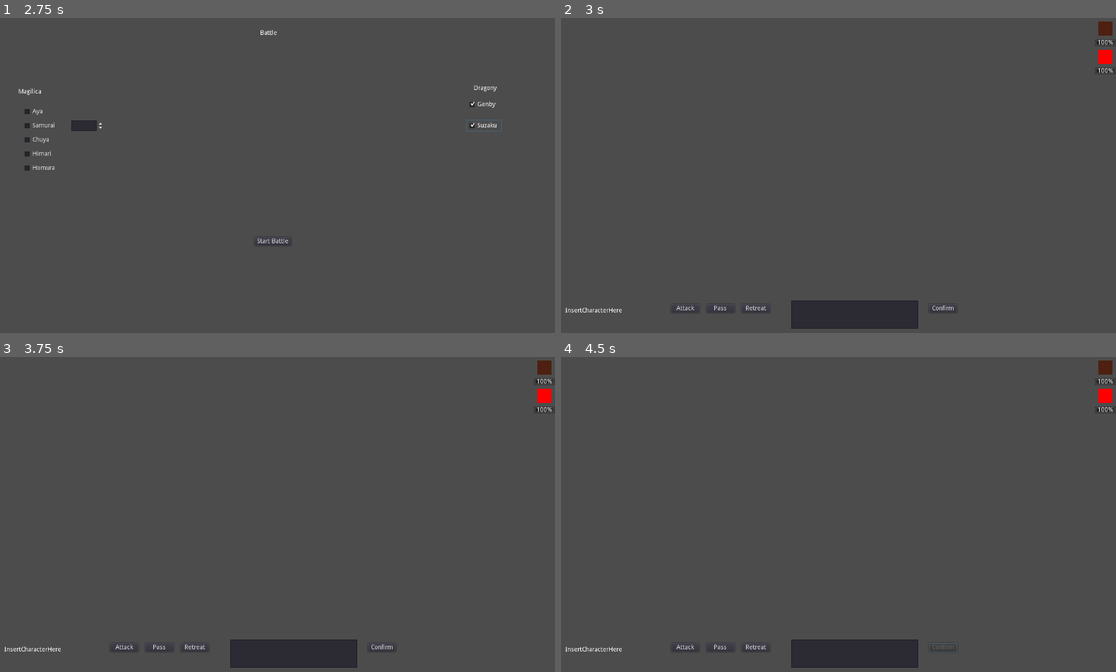
Above: before the commit, frames 1-4 (two rows, left to right).
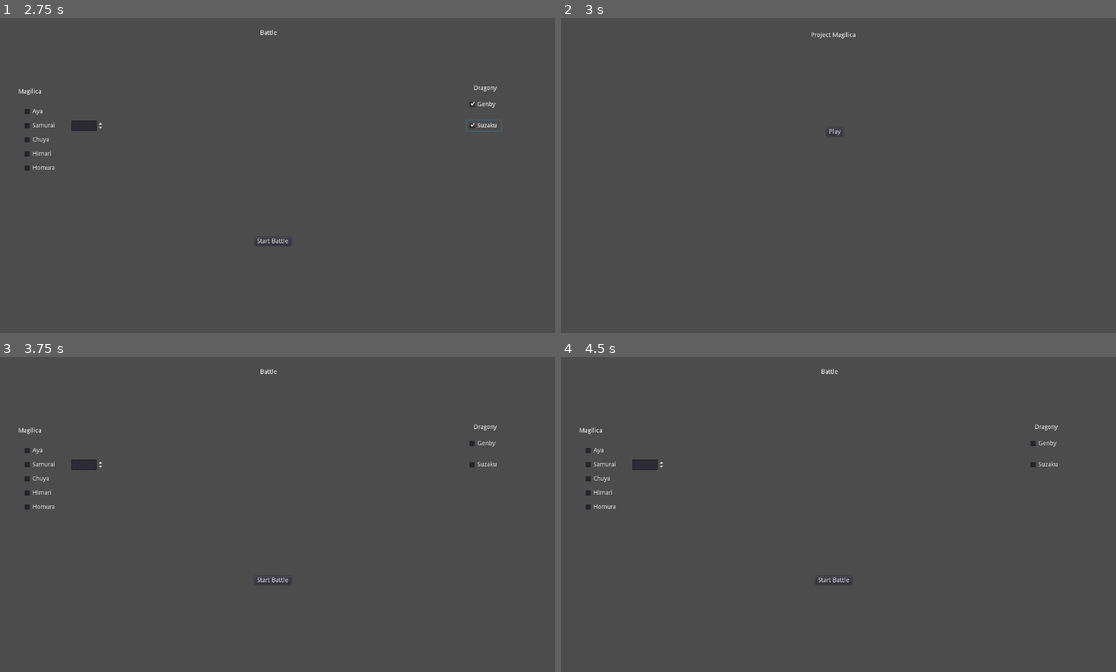
Above: after the commit, the same moments.

Repository: Tech-FZ/Project-Magilica
Game: Godot game, scene res://assets/menus/main-menu/MainMenu.tscn
The game is run twice, just before and just after one commit, with the same random seed, the same clock (stepped at 60 frames per second) and the same inputs. The engine's default icon, where the game draws it, is replaced by a stand-in: a white triangle on a blue panel in a dark square.
Inputs (mouse positions are in pixels of both pictures, inside the frame that each line leads up to):
- Up to frame 1 (2.75 s): click "Play" at 0.5 s; click "Genby" at 1.25 s; click "Suzaku" at 2 s
- Up to frame 2 (3 s): click "Start Battle" at 2.75 s
- Up to frame 3 (3.75 s): click (271, 470) at 3.5 s, where only the run after the commit has a clickable "Play"
- Up to frame 4 (4.5 s): click (943, 646) at 4.25 s, where only the run before the commit has a clickable "Confirm"

Frame 1 is identical in both runs. In frame 2, 2.6% of the frame differs, in the area x 0-100%, y 1-99%; in frame 3, 3.1%; in frame 4, 3.1%.
Error before the commit: Invalid get index '0' (on base: 'PoolIntArray'). (res://assets/battle-areas/BattleEnv1/BattleEnv1.gd:529)

Commit message:
Continue trying to fix the bug, but fail

Diff:
--- a/src/assets/battle-areas/BattleEnv1/BattleEnv1.gd
+++ b/src/assets/battle-areas/BattleEnv1/BattleEnv1.gd
@@ -390,25 +390,28 @@
 				current_attacker = 0
 				print(entity_list[current_attacker])
 
-		#var i = 0
-		#var enemies_alive = []
-		#var can_return = true
-
-		#while i < $PartyContainer.get_child_count():
-		#	enemies_alive.append($PartyContainer.get_child(i).died)
-		#	i += 1
-
-		#i = 0
-
-		#while i < len(enemies_alive):
-		#	if enemies_alive[i] == false:
-		#		can_return = false
-		#		break
-
-		#	i += 1
-
-		#if can_return:
-		#	get_tree().change_scene("res://assets/menus/main-menu/MainMenu.tscn")
+		var i = 0
+		var enemies_alive = []
+		var can_return = true
+
+		while i < $PartyContainer.get_child_count():
+			enemies_alive.append($PartyContainer.get_child(i).died)
+			i += 1
+
+		i = 0
+
+		while i < len(enemies_alive):
+			if enemies_alive[i] == false:
+				can_return = false
+				break
+
+		i += 1
+
+		if can_return:
+			get_tree().change_scene("res://assets/menus/main-menu/MainMenu.tscn")
+
+		if $PartyContainer.get_child_count() == 0 or $EnemyContainer.get_child_count() == 0:
+			get_tree().change_scene("res://assets/menus/main-menu/MainMenu.tscn")
 
 	elif entity_list[current_attacker] == "genby":
 		$EnemyList.clear()
@@ -469,7 +472,13 @@
 							entity_list.remove(k)
 							break
 
-				$PartyContainer.remove_child($PartyContainer.get_child(int(to_be_attacked)))
+				$PartyContainer.get_child(
+					int(to_be_attacked)
+					).remove_child($PartyContainer.get_child(
+						int(to_be_attacked)).get_child(0))
+
+				$PartyContainer.remove_child(
+					$PartyContainer.get_child(int(to_be_attacked)))
 
 
 
@@ -483,25 +492,28 @@
 				current_attacker = 0
 				print(entity_list[current_attacker])
 
-		#var i = 0
-		#var enemies_alive = []
-		#var can_return = true
-
-		#while i < $PartyContainer.get_child_count():
-		#	enemies_alive.append($PartyContainer.get_child(i).died)
-		#	i += 1
-
-		#i = 0
-
-		#while i < len(enemies_alive):
-		#	if enemies_alive[i] == false:
-		#		can_return = false
-		#		break
-
-		#	i += 1
-
-		#if can_return:
-		#	get_tree().change_scene("res://assets/menus/main-menu/MainMenu.tscn")
+		var i = 0
+		var enemies_alive = []
+		var can_return = true
+
+		while i < $PartyContainer.get_child_count():
+			enemies_alive.append($PartyContainer.get_child(i).died)
+			i += 1
+
+		i = 0
+
+		while i < len(enemies_alive):
+			if enemies_alive[i] == false:
+				can_return = false
+				break
+
+			i += 1
+
+		if can_return:
+			get_tree().change_scene("res://assets/menus/main-menu/MainMenu.tscn")
+
+		if $PartyContainer.get_child_count() == 0 or $EnemyContainer.get_child_count() == 0:
+			get_tree().change_scene("res://assets/menus/main-menu/MainMenu.tscn")
 
 		# insert more characters here
 
@@ -542,6 +554,11 @@
 						entity_list.remove(k)
 						break
 
+				$EnemyContainer.get_child(
+					$EnemyList.get_selected_items()[0]
+					).remove_child($EnemyContainer.get_child(
+						$EnemyList.get_selected_items()[0]).get_child(0))
+
 				$EnemyContainer.remove_child(
 					$EnemyContainer.get_child($EnemyList.get_selected_items()[0]))
 
@@ -551,6 +568,11 @@
 					if entity_list[k] == "genby":
 						entity_list.remove(k)
 						break
+
+				$EnemyContainer.get_child(
+					$EnemyList.get_selected_items()[0]
+					).remove_child($EnemyContainer.get_child(
+						$EnemyList.get_selected_items()[0]).get_child(0))
 
 				$EnemyContainer.remove_child(
 					$EnemyContainer.get_child($EnemyList.get_selected_items()[0]))
@@ -591,25 +613,28 @@
 			current_attacker = 0
 			print(entity_list[current_attacker])
 
-	#var i = 0
-	#var enemies_alive = []
-	#var can_return = true
-
-	#while i < $EnemyContainer.get_child_count():
-	#	enemies_alive.append($EnemyContainer.get_child(i).died)
-	#	i += 1
-
-	#i = 0
-
-	#while i < len(enemies_alive):
-	#	if enemies_alive[i] == false:
-	#		can_return = false
-	#		break
-
-	#	i += 1
-
-	#if can_return:
-	#	get_tree().change_scene("res://assets/menus/main-menu/MainMenu.tscn")
+	var i = 0
+	var enemies_alive = []
+	var can_return = true
+
+	while i < $EnemyContainer.get_child_count():
+		enemies_alive.append($EnemyContainer.get_child(i).died)
+		i += 1
+
+	i = 0
+
+	while i < len(enemies_alive):
+		if enemies_alive[i] == false:
+			can_return = false
+			break
+
+		i += 1
+
+	if can_return:
+		get_tree().change_scene("res://assets/menus/main-menu/MainMenu.tscn")
+
+	if $PartyContainer.get_child_count() == 0 or $EnemyContainer.get_child_count() == 0:
+		get_tree().change_scene("res://assets/menus/main-menu/MainMenu.tscn")
 
 	$EnemyList.clear()
 
